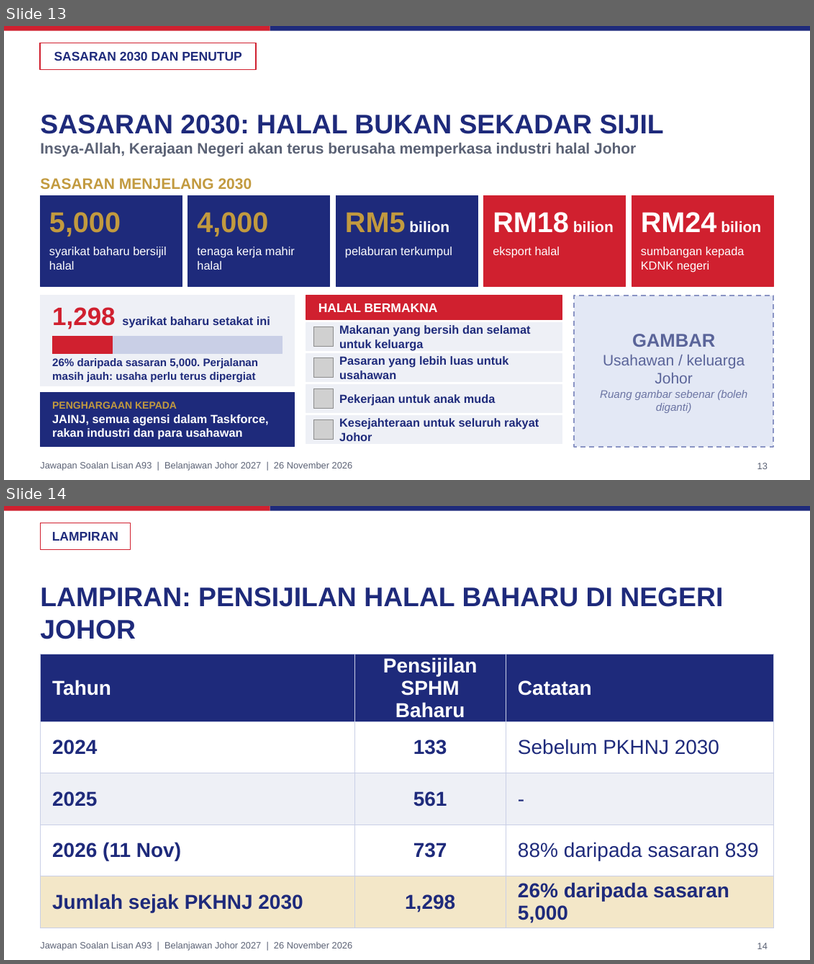
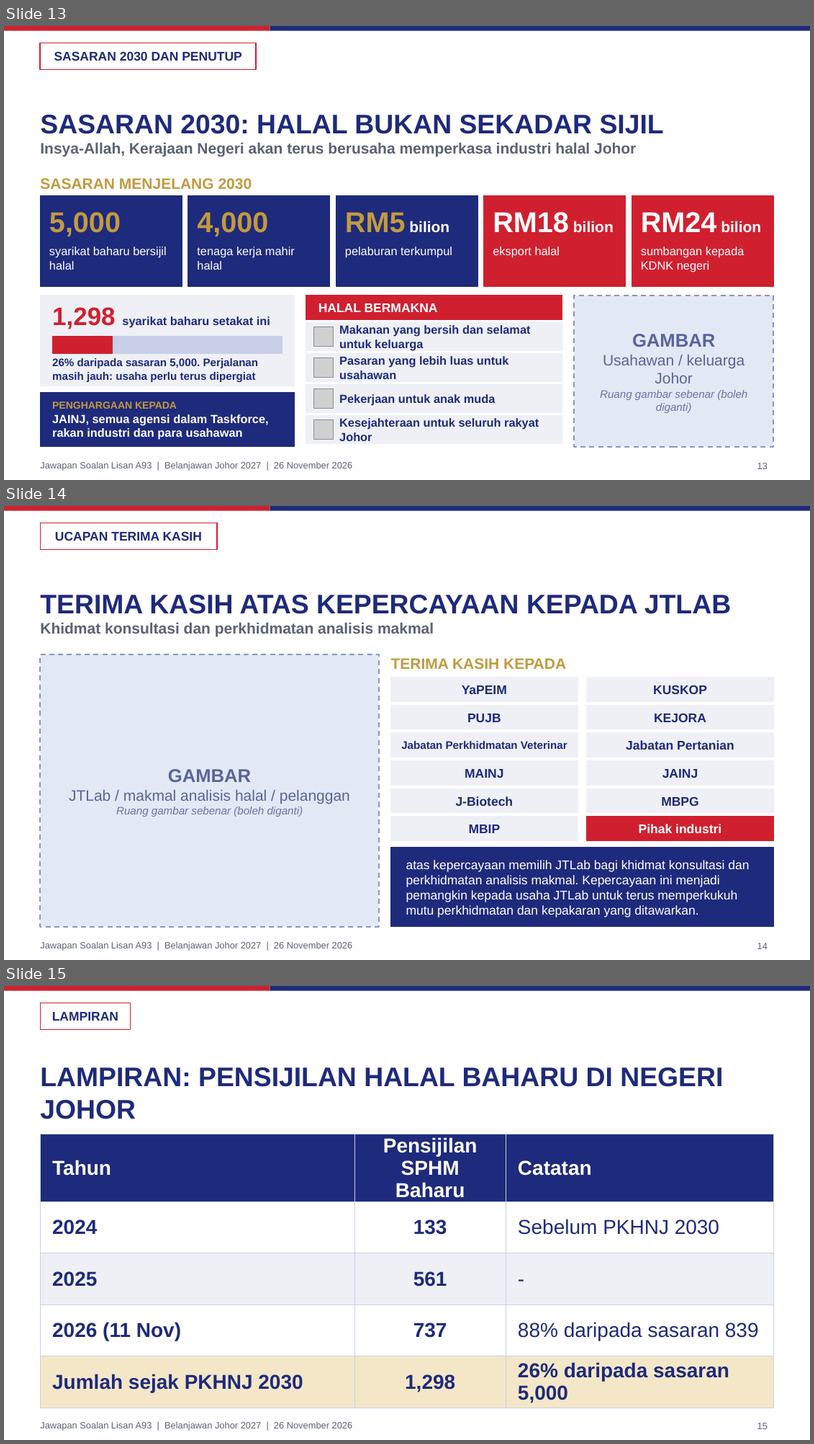
Before and after one commit to nawaljoe/Nawal, a slide deck: slides/A93_Halal_Johor_16x9.pptx. Shown one above the other, each under a label of ours: slides 13 and 14 before the commit, slides 13, 14 and 15 after it. The pictures are 814x964 and 814x1444 pixels, drawn with LibreOffice and Linux fonts; fonts in the diff are those of the drawing; grey boxes stand for pictures; background and template pictures are left out. Boxes give left, top, right and bottom in pixels: in the first picture for what was removed or moved away, otherwise in the second. Text is boxed around its words. In the diff, an @@ line names an element or a change of style, - is before the commit and + after.

```diff
--- a/slides/A93_Halal_Johor_16x9.pptx
+++ b/slides/A93_Halal_Johor_16x9.pptx
@@ slide 14 added at <box>4,506,810,960</box>, background #FFFFFF; not listed: 3 template elements that a slide beside it also shows @@
@@ rectangle added at <box>40,523,217,549</box>, fill #FFFFFF, outline #D0202F 1.5 pt @@
@@ text added at <box>55,531,202,541</box>, 15 pt, text #1E2A7B, bold @@
+UCAPAN TERIMA KASIH
@@ title added at <box>40,595,731,637</box>, 18 pt, text #5B6275, bold @@
+TERIMA KASIH ATAS KEPERCAYAAN KEPADA JTLAB
+Khidmat konsultasi dan perkhidmatan analisis makmal
@@ rectangle added at <box>40,654,379,926</box>, fill #E3E8F5, outline #8A94C4 1.5 pt dashed @@
@@ text added at <box>391,658,566,669</box>, 18 pt, text #C29A3F, bold @@
+TERIMA KASIH KEPADA
@@ rectangle added at <box>391,677,578,701</box>, fill #EEF0F6, outline #EEF0F6 1 pt @@
@@ rectangle added at <box>587,677,774,701</box>, fill #EEF0F6, outline #EEF0F6 1 pt @@
@@ text added at <box>462,685,507,694</box>, 15 pt, text #1E2A7B, bold @@
+YaPEIM
@@ text added at <box>653,685,707,694</box>, 15 pt, text #1E2A7B, bold @@
+KUSKOP
@@ rectangle added at <box>391,705,578,729</box>, fill #EEF0F6, outline #EEF0F6 1 pt @@
@@ text added at <box>468,713,502,722</box>, 15 pt, text #1E2A7B, bold @@
+PUJB
@@ rectangle added at <box>587,705,774,729</box>, fill #EEF0F6, outline #EEF0F6 1 pt @@
@@ text added at <box>654,713,707,722</box>, 15 pt, text #1E2A7B, bold @@
+KEJORA
@@ rectangle added at <box>391,733,578,757</box>, fill #EEF0F6, outline #EEF0F6 1 pt @@
@@ text added at <box>401,741,568,749</box>, 13 pt, text #1E2A7B, bold @@
+Jabatan Perkhidmatan Veterinar
@@ rectangle added at <box>587,733,774,757</box>, fill #EEF0F6, outline #EEF0F6 1 pt @@
@@ text added at <box>626,740,735,749</box>, 15 pt, text #1E2A7B, bold @@
+Jabatan Pertanian
@@ rectangle added at <box>391,761,578,785</box>, fill #EEF0F6, outline #EEF0F6 1 pt @@
@@ rectangle added at <box>587,761,774,785</box>, fill #EEF0F6, outline #EEF0F6 1 pt @@
@@ text added at <box>69,769,350,816</box>, 18 pt, text #5A6499 @@
+GAMBAR
+JTLab / makmal analisis halal / pelanggan
+Ruang gambar sebenar (boleh diganti)
@@ text added at <box>465,769,504,777</box>, 15 pt, text #1E2A7B, bold @@
+MAINJ
@@ text added at <box>663,769,699,777</box>, 15 pt, text #1E2A7B, bold @@
+JAINJ
@@ rectangle added at <box>391,788,578,813</box>, fill #EEF0F6, outline #EEF0F6 1 pt @@
@@ text added at <box>456,796,514,806</box>, 15 pt, text #1E2A7B, bold @@
+J-Biotech
@@ rectangle added at <box>587,788,774,813</box>, fill #EEF0F6, outline #EEF0F6 1 pt @@
@@ text added at <box>661,797,699,806</box>, 15 pt, text #1E2A7B, bold @@
+MBPG
@@ rectangle added at <box>391,816,578,841</box>, fill #EEF0F6, outline #EEF0F6 1 pt @@
@@ text added at <box>469,824,501,833</box>, 15 pt, text #1E2A7B, bold @@
+MBIP
@@ rectangle added at <box>587,816,774,841</box>, fill #D0202F, outline #D0202F 1 pt @@
@@ text added at <box>639,824,722,833</box>, 15 pt, text #FFFFFF, bold @@
+Pihak industri
@@ rectangle added at <box>391,847,774,926</box>, fill #1E2A7B, outline #1E2A7B 1 pt @@
@@ text added at <box>406,860,749,917</box>, 15 pt, text #FFFFFF @@
+atas kepercayaan memilih JTLab bagi khidmat konsultasi dan perkhidmatan analisis makmal. Kepercayaan ini menjadi pemangkin kepada usaha JTLab untuk terus memperkukuh mutu perkhidmatan dan kepakaran yang ditawarkan.
@@ page number added at <box>758,942,768,949</box>, 11 pt, text #5B6275 @@
+14
@@ what was slide 14 is now slide 15 @@
@@ page number at <box>758,1422,768,1429</box>: text changed @@
-14
+15
```
Also in this commit, not shown: 4 other files.
